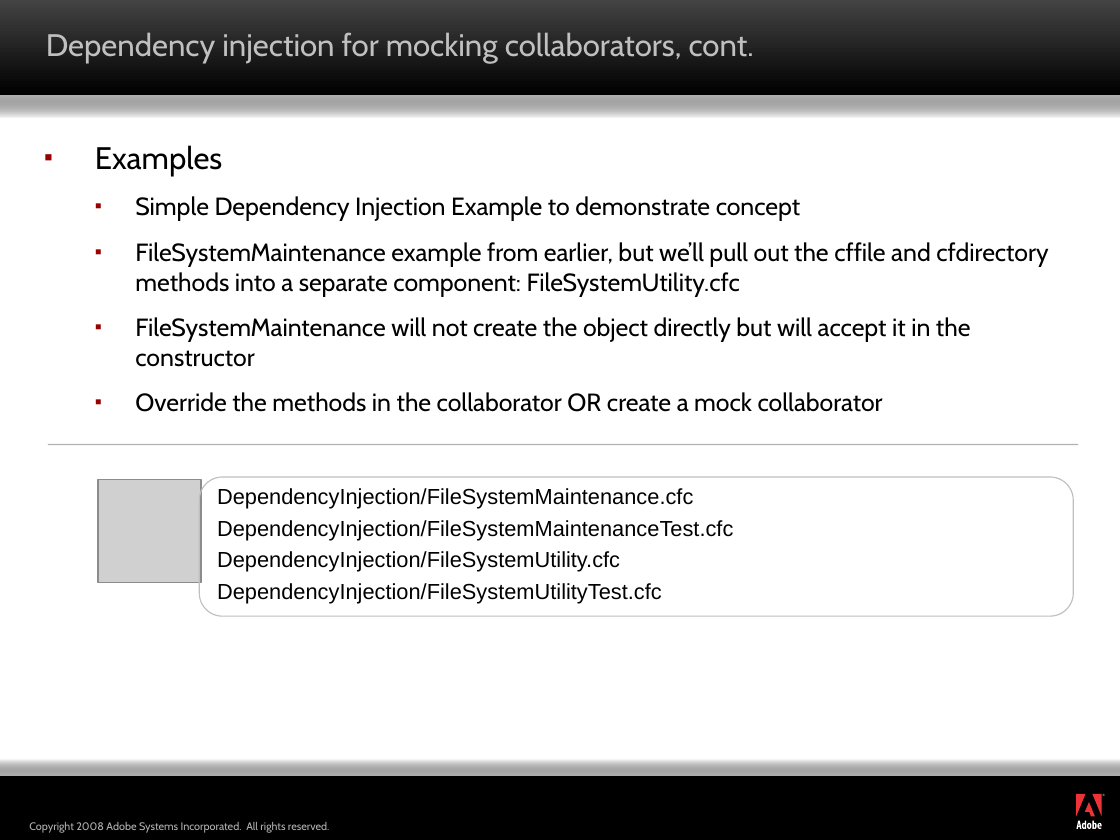
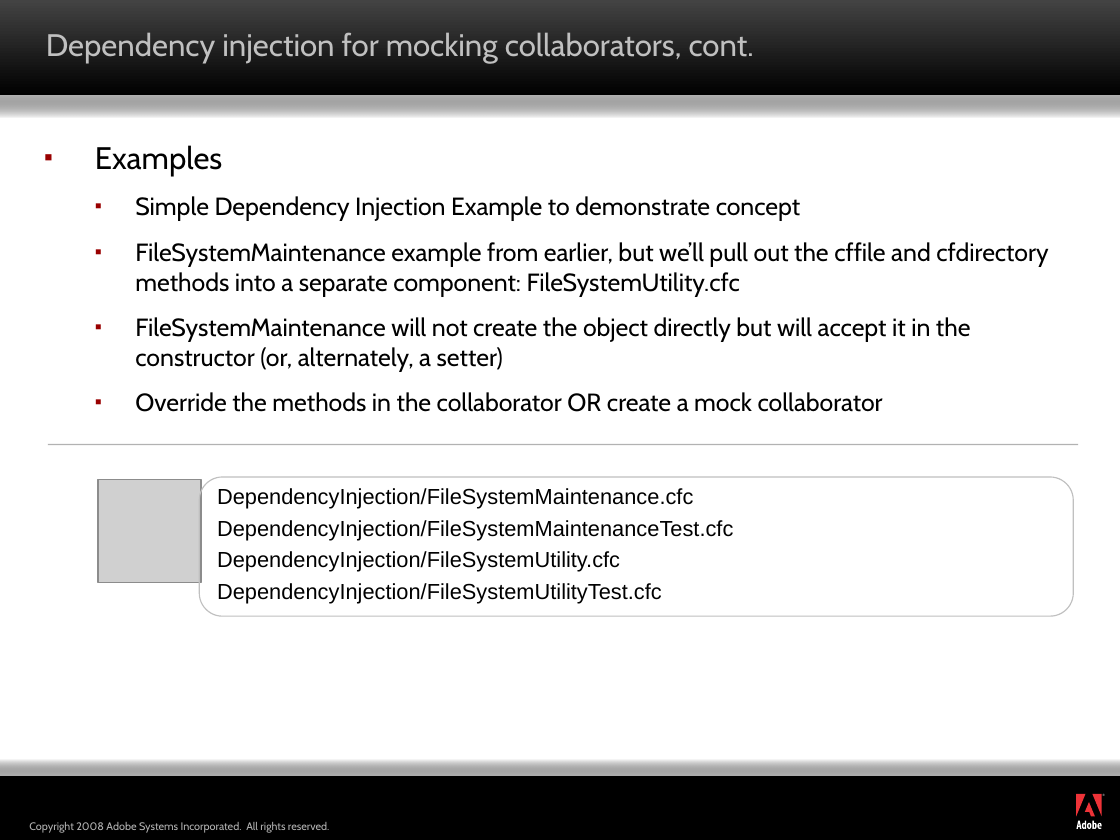
Before and after one commit to marcesher/mxunit-cfmeetups, a slide deck: slide 15 of max08/Marc_Esher_Bill_Shelton_AdvancedPatternsForColdfusionTestAutomation_final.ppt. Drawn at 1120x840 pixels with LibreOffice and Linux fonts; fonts in the diff are those of the drawing; grey boxes stand for pictures; background and template pictures are left out. Boxes give left, top, right and bottom in pixels: in the first picture for what was removed or moved away, otherwise in the second. Text is boxed around its words. In the diff, an @@ line names an element or a change of style, - is before the commit and + after.

```diff
--- a/max08/Marc_Esher_Bill_Shelton_AdvancedPatternsForColdfusionTestAutomation_final.ppt
+++ b/max08/Marc_Esher_Bill_Shelton_AdvancedPatternsForColdfusionTestAutomation_final.ppt
@@ text at [135,317,971,371]: text changed @@
-  ▪ FileSystemMaintenance will not create the object directly but will accept it in the constructor
+  ▪ FileSystemMaintenance will not create the object directly but will accept it in the constructor (or, alternately, a setter)
```
